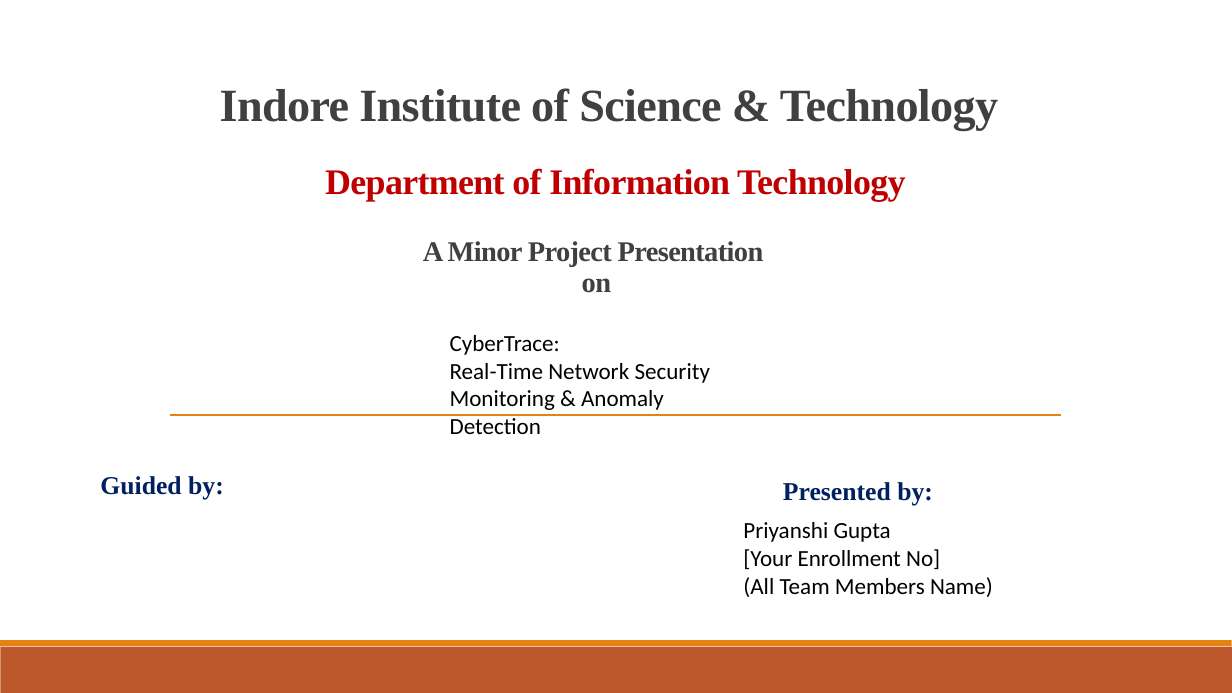
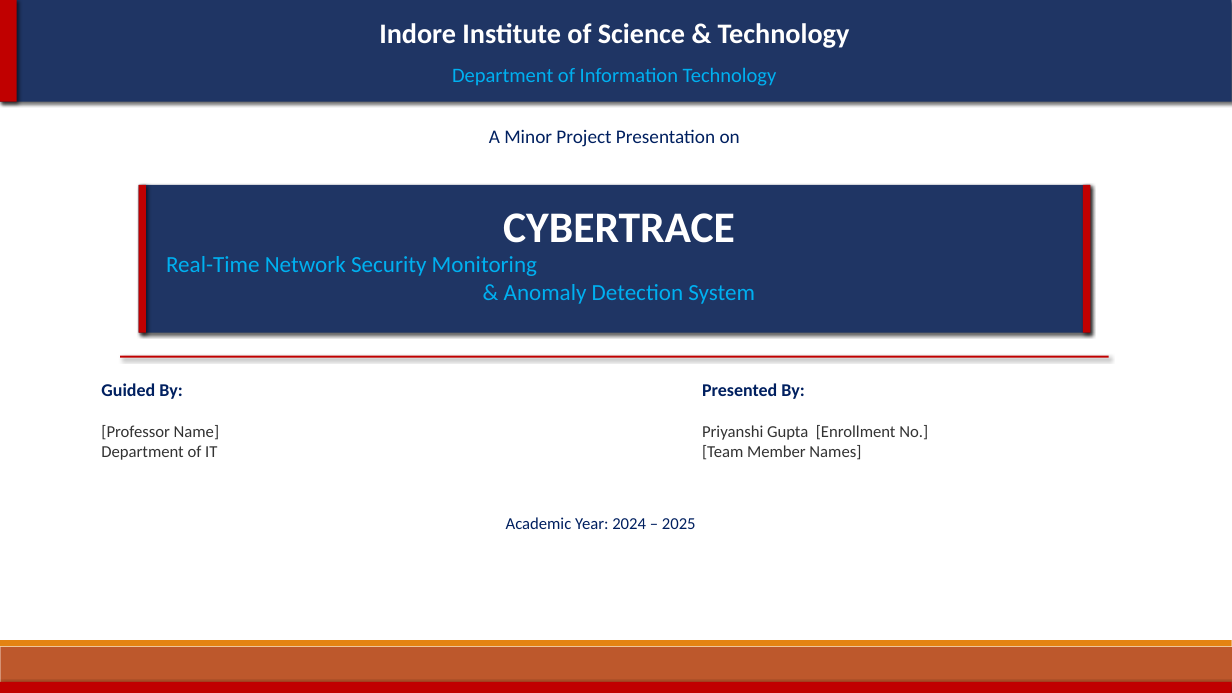
Before and after one commit to Priyanshi27G/CyberTrace, a slide deck: slide 1 of CyberTrace_Viva_Presentation.pptx. Drawn at 1232x693 pixels with LibreOffice and Linux fonts; fonts in the diff are those of the drawing. Boxes give left, top, right and bottom in pixels: in the first picture for what was removed or moved away, otherwise in the second. Text is boxed around its words. In the diff, an @@ line names an element or a change of style, - is before the commit and + after.

Commit message:
Major PPT redesign: proper layout, no overlap, rich visuals

```diff
--- a/CyberTrace_Viva_Presentation.pptx
+++ b/CyberTrace_Viva_Presentation.pptx
@@ rectangle added at <box>0,0,1232,102</box>, fill #1F3564 @@
@@ rectangle added at <box>0,0,17,102</box>, fill #C00000 @@
@@ text "Indore Institute of Science & ...": place and size @@
-text "Indore Institute of Science & ..." at <box>220,88,998,130</box>
+text "Indore Institute of Science & ..." at <box>379,23,850,48</box>
@@ text "Indore Institute of Science & ..." at <box>379,23,850,48</box>: size 36 to 22 pt, font Times New Roman to Calibri, text colour #404040 to #FFFFFF, letter spacing -0.5 to 0 pt; line spacing 0.85 to 1; vertical alignment bottom to top @@
@@ text "Department of Information Technology": place and size @@
-text "Department of Information Technology" at <box>325,168,905,201</box>
+text "Department of Information Technology" at <box>452,68,777,86</box>
@@ text "Department of Information Technology" at <box>452,68,777,86</box>: size 28 to 16 pt, font Times New Roman to Calibri, text colour #C00000 to #00B0F0, letter spacing -0.5 to 0 pt, bold off; line spacing 0.85 to 1; vertical alignment bottom to top @@
@@ text "A Minor Project Presentation on" at <box>489,129,740,147</box>: vertical alignment bottom to top @@
@@ text at <box>489,129,740,147</box>: text changed; size 22.2 to 15 pt; font Times New Roman to Calibri; text colour #404040 to #002060; bold off @@
-A Minor Project Presentation
-on
+A Minor Project Presentation on
@@ rectangle added at <box>139,185,1091,333</box>, fill #1F3564 @@
@@ rectangle added at <box>139,185,146,333</box>, fill #C00000 @@
@@ rectangle added at <box>1083,185,1091,333</box>, fill #C00000 @@
@@ text added at <box>503,213,735,243</box>, 34 pt, text #FFFFFF, bold @@
+CYBERTRACE
@@ text at <box>166,256,755,304</box>: text changed; text colour #000000 to #00B0F0 @@
-CyberTrace:
-Real-Time Network Security Monitoring & Anomaly Detection
+Real-Time Network Security Monitoring
+& Anomaly Detection System
@@ rectangle added at <box>120,356,1109,358</box>, fill #C00000 @@
@@ text at <box>101,383,182,399</box>: text changed; size 20 to 14 pt; font Times New Roman to Calibri @@
-Guided by:
+Guided By:
@@ text at <box>702,383,804,399</box>: text changed; size 20 to 14 pt; font Times New Roman to Calibri @@
-Presented by:
+Presented By:
@@ line removed from (170, 415) to (1061, 415) @@
@@ text added at <box>101,425,219,460</box>, 13 pt, text #333333 @@
+[Professor Name]
+Department of IT
@@ text at <box>702,425,928,460</box>: text changed; size 18 to 13 pt; text colour #000000 to #333333 @@
-Priyanshi Gupta
-[Your Enrollment No]
-(All Team Members Name)
+Priyanshi Gupta [Enrollment No.]
+[Team Member Names]
@@ text added at <box>506,517,696,529</box>, 13 pt, text #002060 @@
+Academic Year: 2024 – 2025
@@ rectangle added at <box>0,682,1232,693</box>, fill #C00000 @@
```
Also in this commit, not shown: 8 other slides changed, 1 other file.
